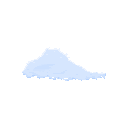
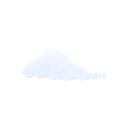
Layers edited between the first and the second 128x128 image:
added layer "Layer 4 copy" (lighten, 75%) above "Layer 4" over 22, 47, 106, 81
